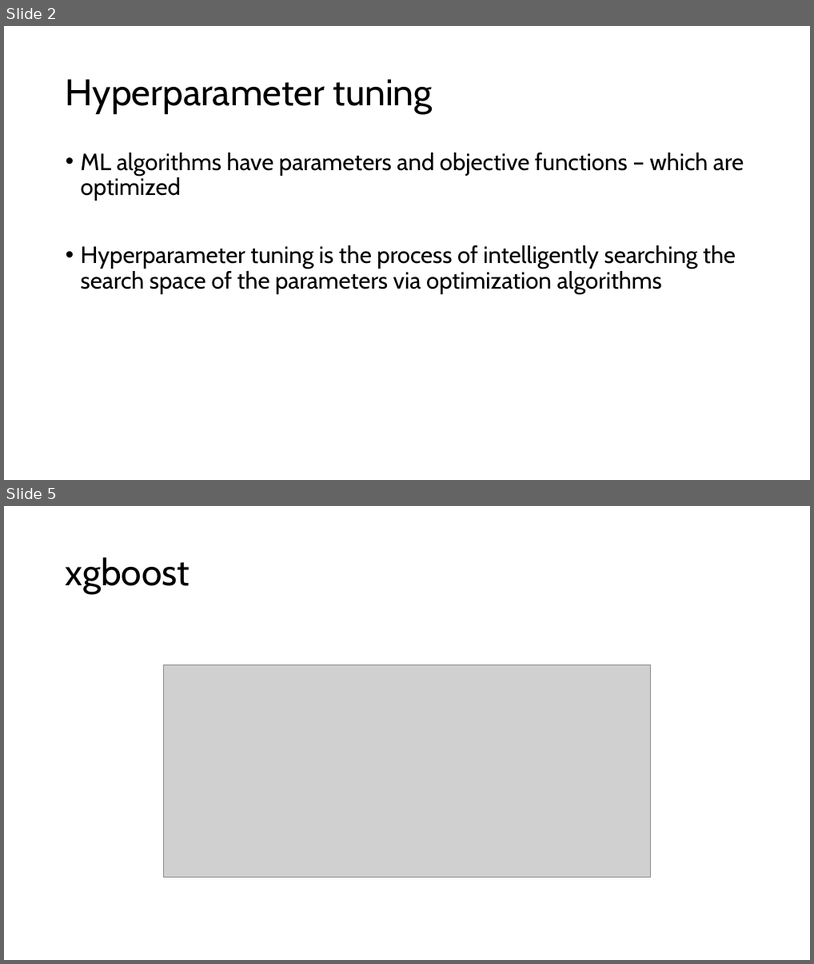
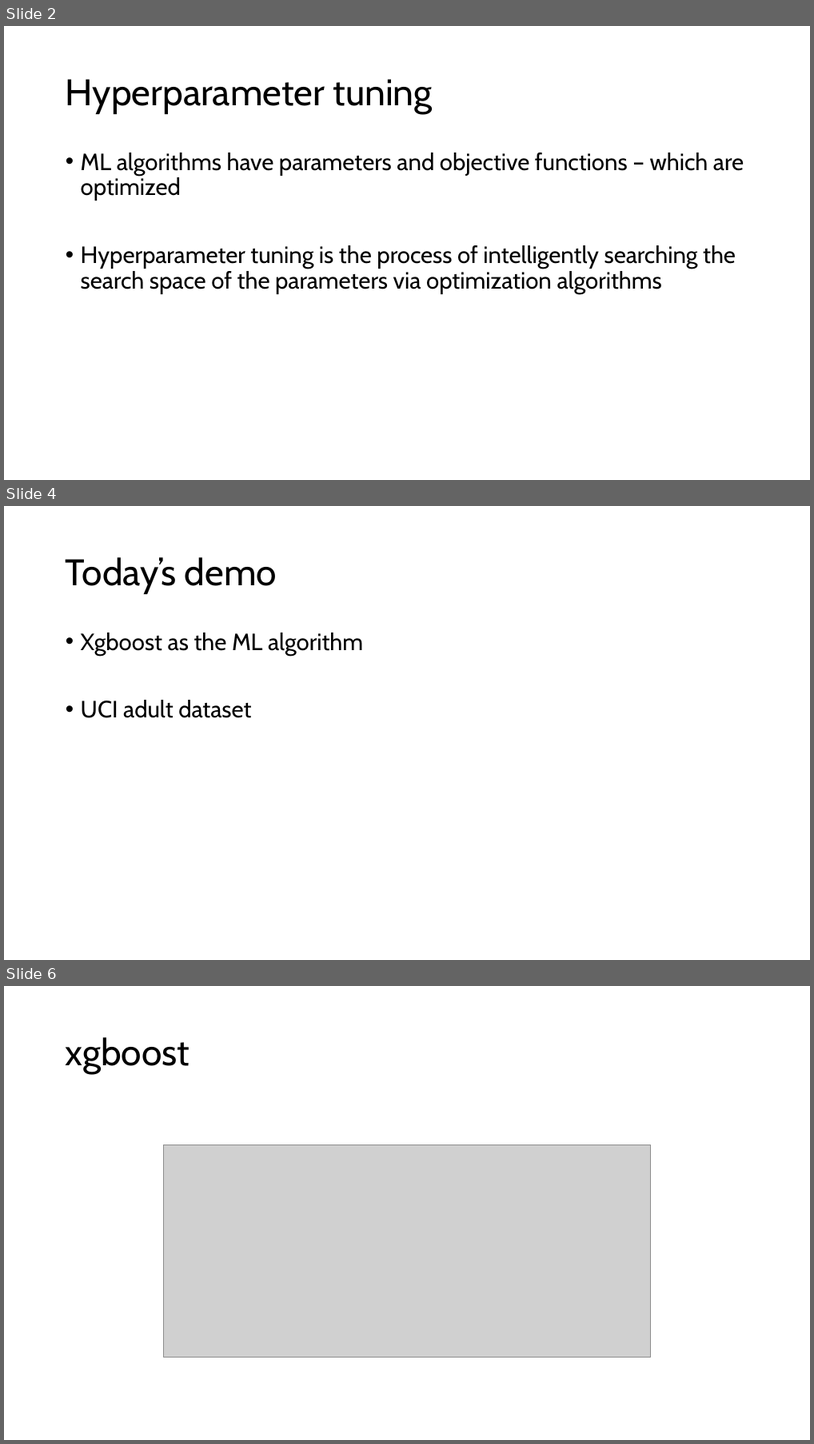
Before and after one commit to amitsaha/optuna-demo, a slide deck: Hyperparameter optimization using Optuna.pptx. Shown one above the other, each under a label of ours: slides 2 and 5 before the commit, slides 2, 4 and 6 after it; the slides between them are not shown. The pictures are 814x964 and 814x1444 pixels, drawn with LibreOffice and Linux fonts; fonts in the diff are those of the drawing; grey boxes stand for pictures. Boxes give left, top, right and bottom in pixels: in the first picture for what was removed or moved away, otherwise in the second. Text is boxed around its words. In the diff, an @@ line names an element or a change of style, - is before the commit and + after.

```diff
--- a/Hyperparameter optimization using Optuna.pptx
+++ b/Hyperparameter optimization using Optuna.pptx
@@ slide 4 added at (4, 506, 810, 960), background #FFFFFF @@
@@ title added at (66, 557, 277, 594), 44 pt, text #000000 @@
+Today’s demo
@@ text added at (81, 632, 363, 718), 28 pt, text #000000 @@
+• Xgboost as the ML algorithm
+• UCI adult dataset
@@ what was slide 5 is now slide 6 @@
```
Also in this commit, not shown: 5 slides changed, 5 other slides added, 3 slides removed, 2 other files.
